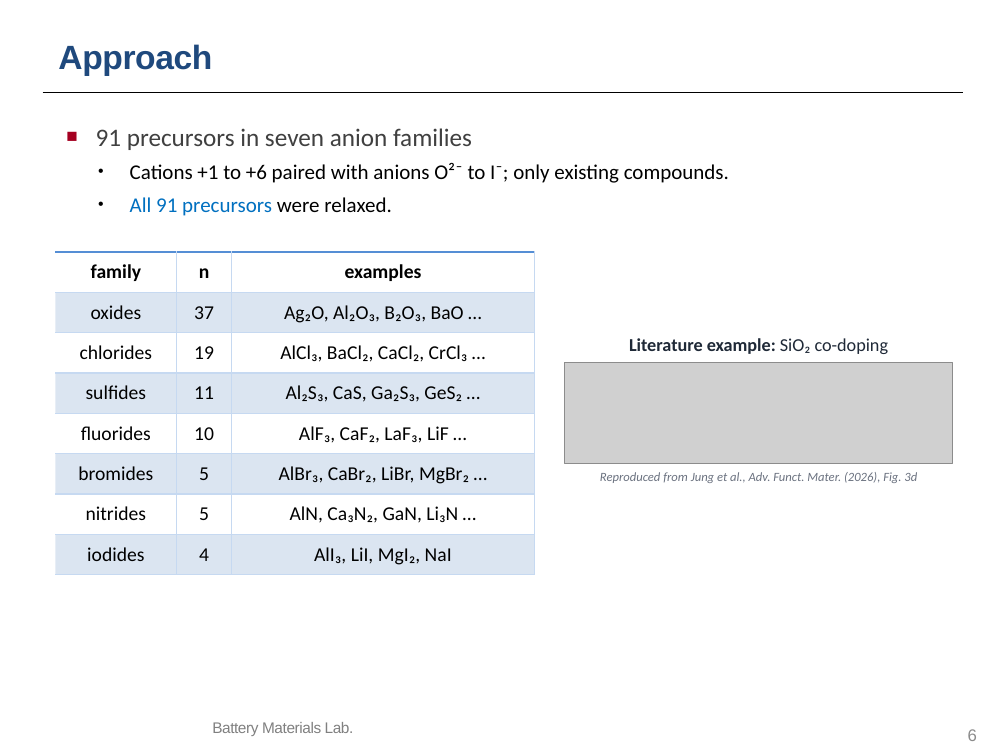
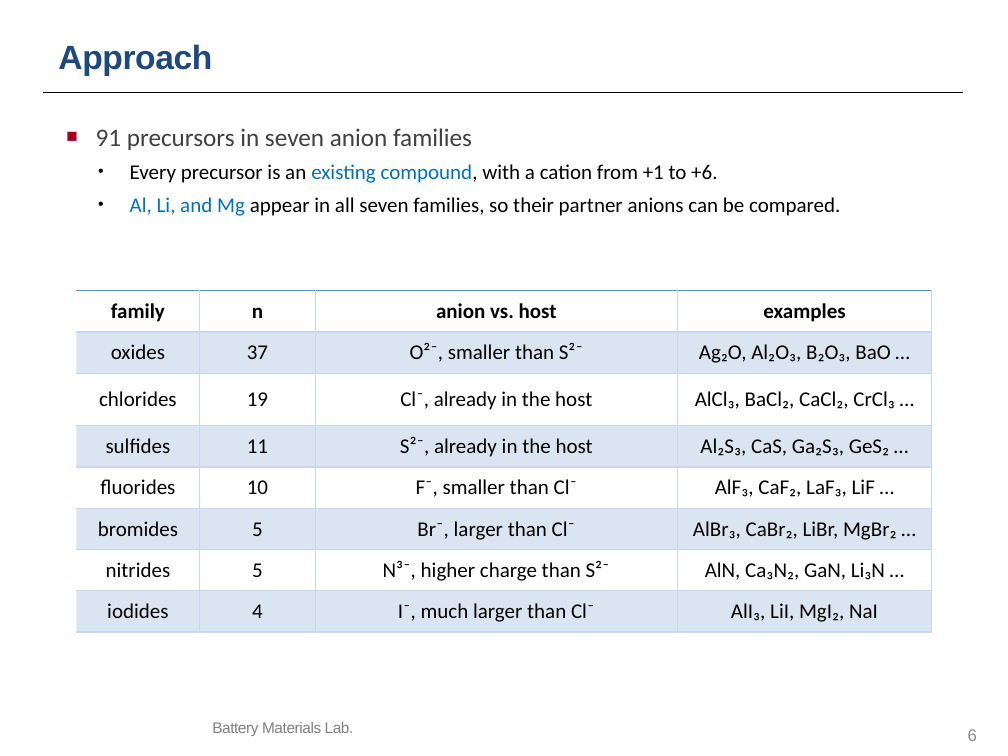
Before and after one commit to yonghoon7153-source/Yonghoon-DEM-DFT, a slide deck: slide 6 of kb/seminars/Research_Seminar_2026_10_13_cascade_progress_lean.pptx. Drawn at 1008x756 pixels with LibreOffice and Linux fonts; fonts in the diff are those of the drawing; grey boxes stand for pictures; background and template pictures are left out. Boxes give left, top, right and bottom in pixels: in the first picture for what was removed or moved away, otherwise in the second. Text is boxed around its words. In the diff, an @@ line names an element or a change of style, - is before the commit and + after.

```diff
--- a/kb/seminars/Research_Seminar_2026_10_13_cascade_progress_lean.pptx
+++ b/kb/seminars/Research_Seminar_2026_10_13_cascade_progress_lean.pptx
@@ text at box(130, 164, 840, 216): text changed @@
-• Cations +1 to +6 paired with anions O²⁻ to I⁻; only existing compounds.
-• All 91 precursors were relaxed.
+• Every precursor is an existing compound, with a cation from +1 to +6.
+• Al, Li, and Mg appear in all seven families, so their partner anions can be compared.
@@ table at box(77, 290, 932, 632) @@
+column 3: anion vs. host | O²⁻, smaller than S²⁻ | Cl⁻, already in the host | S²⁻, already in the host | F⁻, smaller than Cl⁻ | Br⁻, larger than Cl⁻ | N³⁻, higher charge than S²⁻ | I⁻, much larger than Cl⁻
@@ table: place and size @@
-table at box(55, 252, 534, 575)
+table at box(77, 290, 932, 632)
@@ text removed at box(629, 338, 889, 354) @@
-Literature example: SiO₂ co-doping
@@ picture removed at box(564, 362, 953, 463) @@
@@ text removed at box(600, 472, 917, 483) @@
-Reproduced from Jung et al., Adv. Funct. Mater. (2026), Fig. 3d
```
Also in this commit, not shown: 9 other files.
